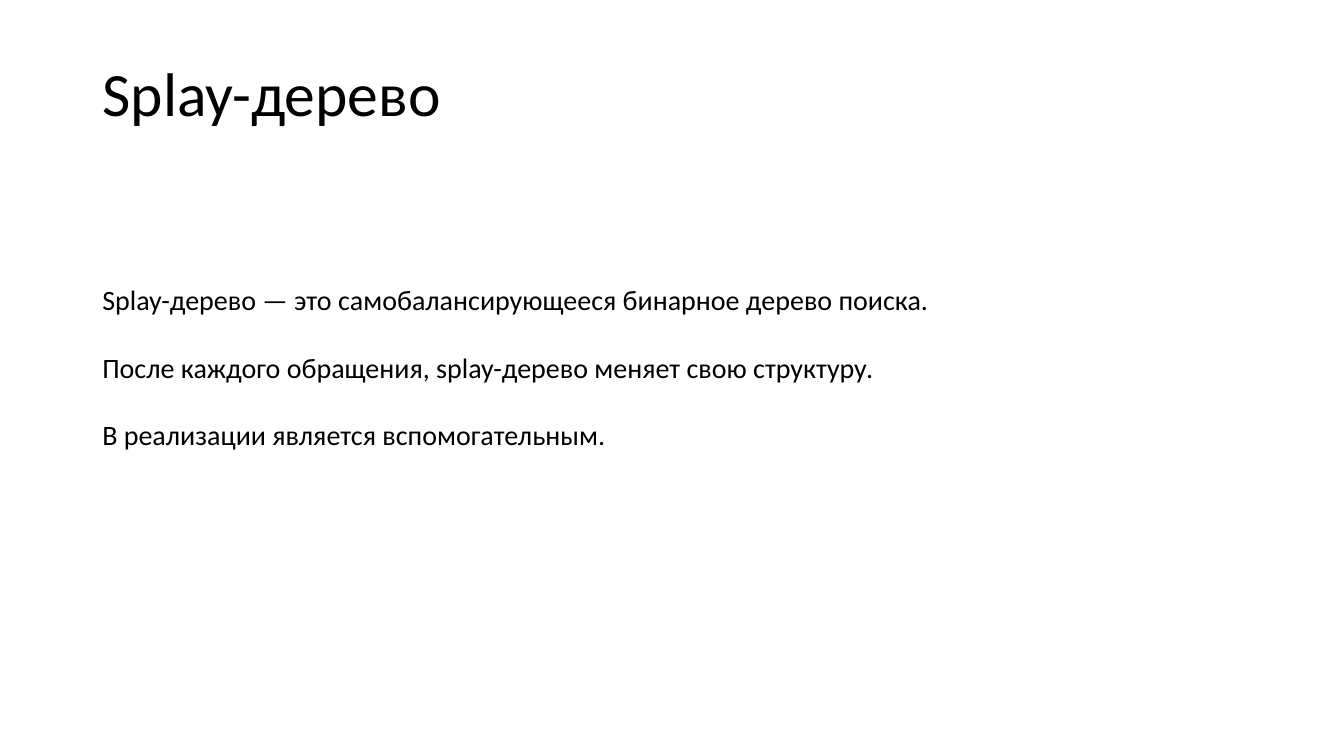
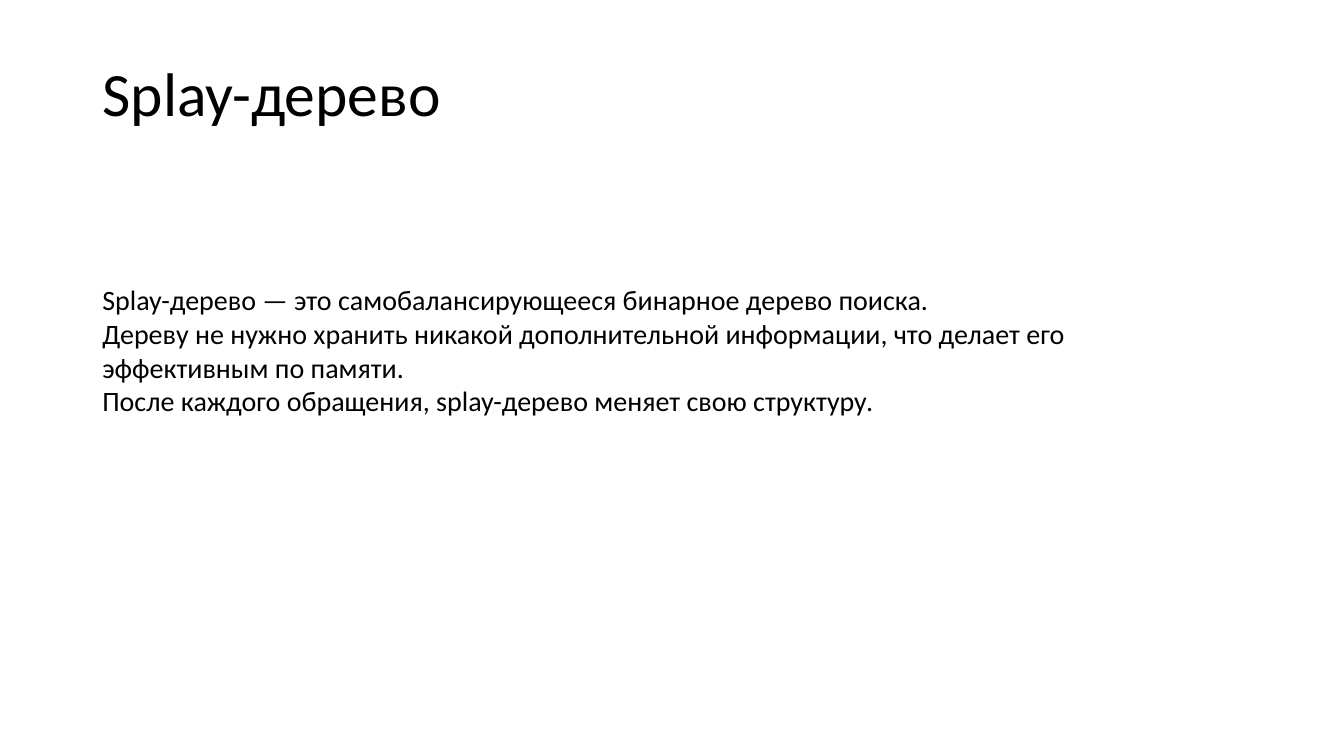
Before and after one commit to Far0ver/TangoTree, a slide deck: slide 9 of Танго дерево презентация.pptx. Drawn at 1344x756 pixels with LibreOffice and Linux fonts; fonts in the diff are those of the drawing. Boxes give left, top, right and bottom in pixels: in the first picture for what was removed or moved away, otherwise in the second. Text is boxed around its words. In the diff, an @@ line names an element or a change of style, - is before the commit and + after.

```diff
--- a/Танго дерево презентация.pptx
+++ b/Танго дерево презентация.pptx
@@ text at [102, 325, 1064, 383]: paragraph added @@
+Дереву не нужно хранить никакой дополнительной информации, что делает его эффективным по памяти.
@@ text at [102, 427, 605, 450]: paragraph removed @@
-В реализации является вспомогательным.
```
Also in this commit, not shown: 14 other slides changed, 2 slides added, 2 slides removed, 17 other files.
